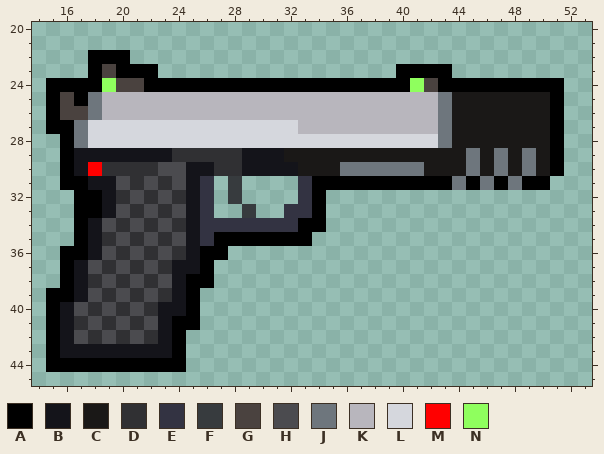
One commit to this pixel-art sprite: Textures/Things/Item/Equipment/USPMatch.png. The first picture shows the starting point.
The file is 64x64 pixels. Colours within 5 levels of each other are drawn and written as one. Shown: x 14..53, y 20..45.
Palette (. is transparent): A #000000  B #14141a  C #1a1817  D #303033  E #333342  F #373b3e  G #4a423f  H #4b4b4f  J #6e767d  K #b8b6bd  L #d5d7dd  M #ff0000  N #8fff5e
Now the later version:
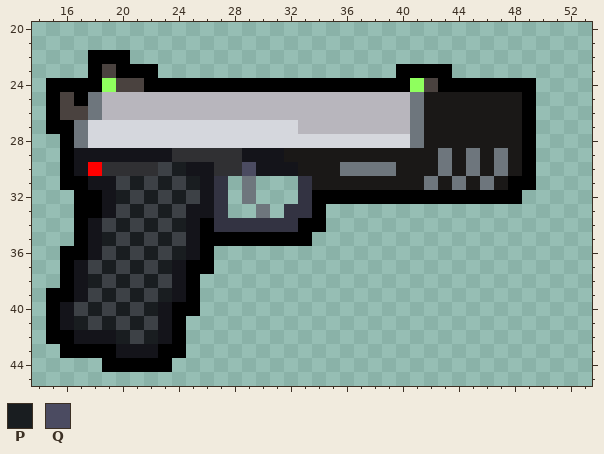
Colours new in this view: P #191d20  Q #4b4b61
The exact change:
@@ palette @@
-H #4b4b4f
+H #3d4146
@@ x 14..53 @@
 23 ....AGAAA.................AAAA..........
-24 .AAAANGGAAAAAAAAAAAAAAAAAAANGAAAAAAAAA..
-25 .AGAJKKKKKKKKKKKKKKKKKKKKKKKKJCCCCCCCA..
-26 .AGGJKKKKKKKKKKKKKKKKKKKKKKKKJCCCCCCCA..
-27 .AAJLLLLLLLLLLLLLLLKKKKKKKKKKJCCCCCCCA..
-28 ..AJLLLLLLLLLLLLLLLLLLLLLLLLLJCCCCCCCA..
-29 ..ABBBBBBBDDDDDBBBCCCCCCCCCCCCCJCJCJCA..
-30 ..ABMDDDDHHBBDDBBBBCCCJJJJJJCCCJCJCJCA..
-31 ..AABBHDHDHBE.F....EAAAAAAAAAAJAJAJAA...
-32 ...AABDHDHDBE.F....EA...................
-33 ...AABHDHDHBE..F..EEA...................
-34 ...ABHDHDHDBEEEEEEEAA...................
-35 ...ABDHDHDHBEAAAAAAA....................
-36 ..AABHDHDHDBAA..........................
-37 ..ABHDHDHDBBA...........................
-38 ..ABDHDHDHBAA...........................
-39 .AABHDHDHDBA............................
-40 .ABHDHDHDBBA............................
-41 .ABDHDHDHBAA............................
-42 .ABHDHDHDBA.............................
-43 .ABBBBBBBBA.............................
-44 .AAAAAAAAAA.............................
+24 .AAAANGGAAAAAAAAAAAAAAAAAAANGAAAAAAA....
+25 .AGAJKKKKKKKKKKKKKKKKKKKKKKJCCCCCCCA....
+26 .AGGJKKKKKKKKKKKKKKKKKKKKKKJCCCCCCCA....
+27 .AAJLLLLLLLLLLLLLLLKKKKKKKKJCCCCCCCA....
+28 ..AJLLLLLLLLLLLLLLLLLLLLLLLJCCCCCCCA....
+29 ..ABBBBBBBDDDDDBBBCCCCCCCCCCCJCJCJCA....
+30 ..ABMDDDDHPBBDDQBBBCCCJJJJCCCJCJCJCA....
+31 ..AABBHPHPHPBE.J...ECCCCCCCCJCJCJCAA....
+32 ...AABPHPHPHBE.J...EAAAAAAAAAAAAAAA.....
+33 ...AABHPHPHBBE..J.EEA...................
+34 ...ABHPHPHPBAEEEEEEAA...................
+35 ...ABPHPHPHBAAAAAAAA....................
+36 ..AABHPHPHPBA...........................
+37 ..ABHPHPHPBAA...........................
+38 ..ABPHPHPHBA............................
+39 .AABHPHPHPBA............................
+40 .ABHPHPHPBAA............................
+41 .ABPHPHPHBA.............................
+42 .AABBBPHPBA.............................
+43 ..AAAABBBAA.............................
+44 .....AAAAA..............................
 45 ........................................
Pixel boxes of the changes (left, top, right, bottom) in both pictures:
changed: (46, 78, 564, 372)
